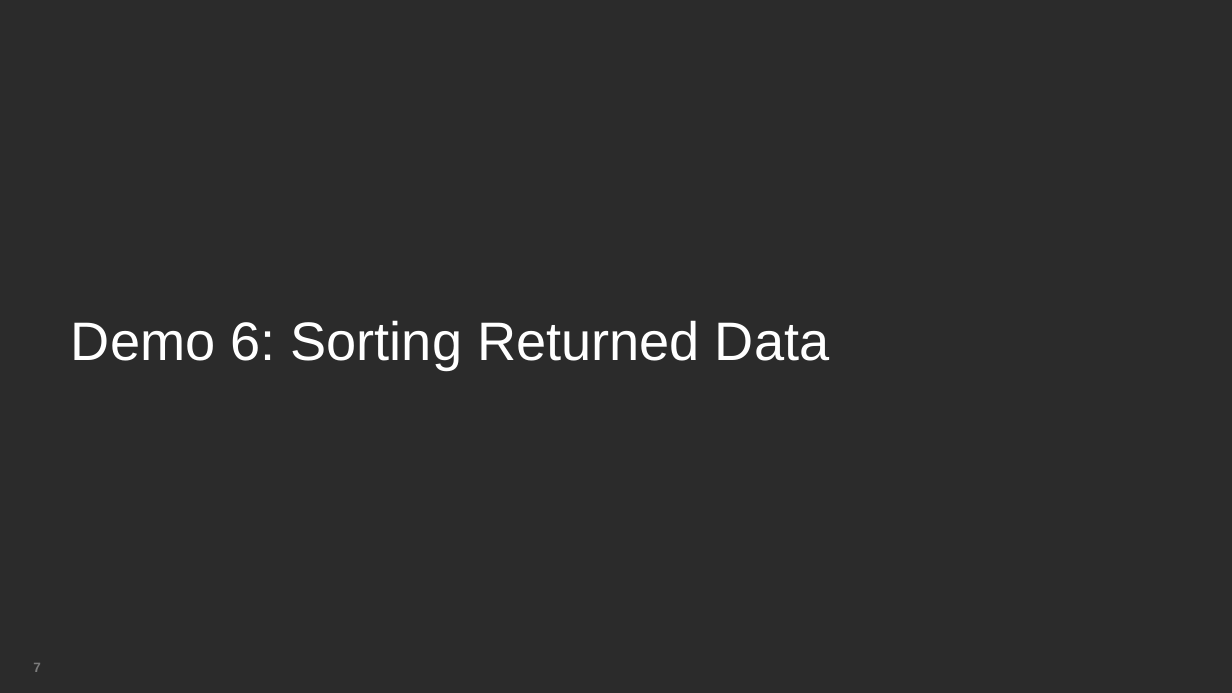
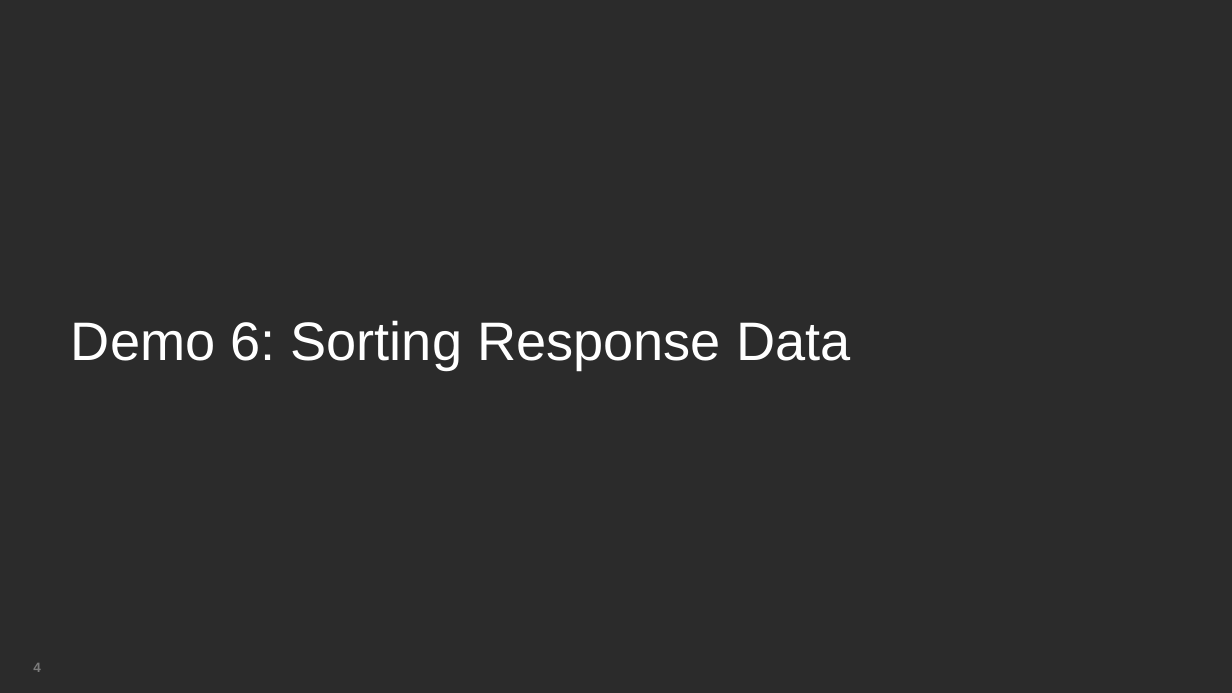
Before and after one commit to BrightcoveLearning/VideoCloudMediaAPI, a slide deck: slide 4 of VideoSessionsMaterials/sorting-data.pptx (slide 7 before the commit). Drawn at 1232x693 pixels with LibreOffice and Linux fonts; fonts in the diff are those of the drawing; background and template pictures are left out; a plain dark background stands for a picture behind light text. Boxes give left, top, right and bottom in pixels: in the first picture for what was removed or moved away, otherwise in the second. Text is boxed around its words. In the diff, an @@ line names an element or a change of style, - is before the commit and + after.

Commit message:
updates

```diff
--- a/VideoSessionsMaterials/sorting-data.pptx
+++ b/VideoSessionsMaterials/sorting-data.pptx
@@ text at <box>71,320,850,369</box>: text changed @@
-Demo 6: Sorting Returned Data
+Demo 6: Sorting Response Data
@@ page number at <box>33,663,41,672</box>: text changed @@
-7
+4
```
Also in this commit, not shown: 2 other slides changed, 1 slide added, 4 slides removed.
